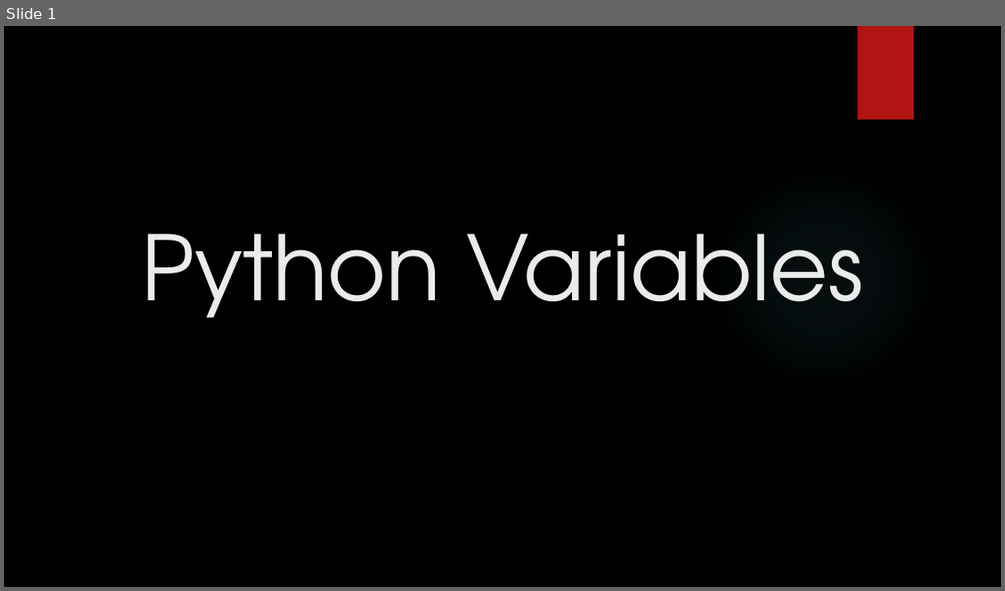
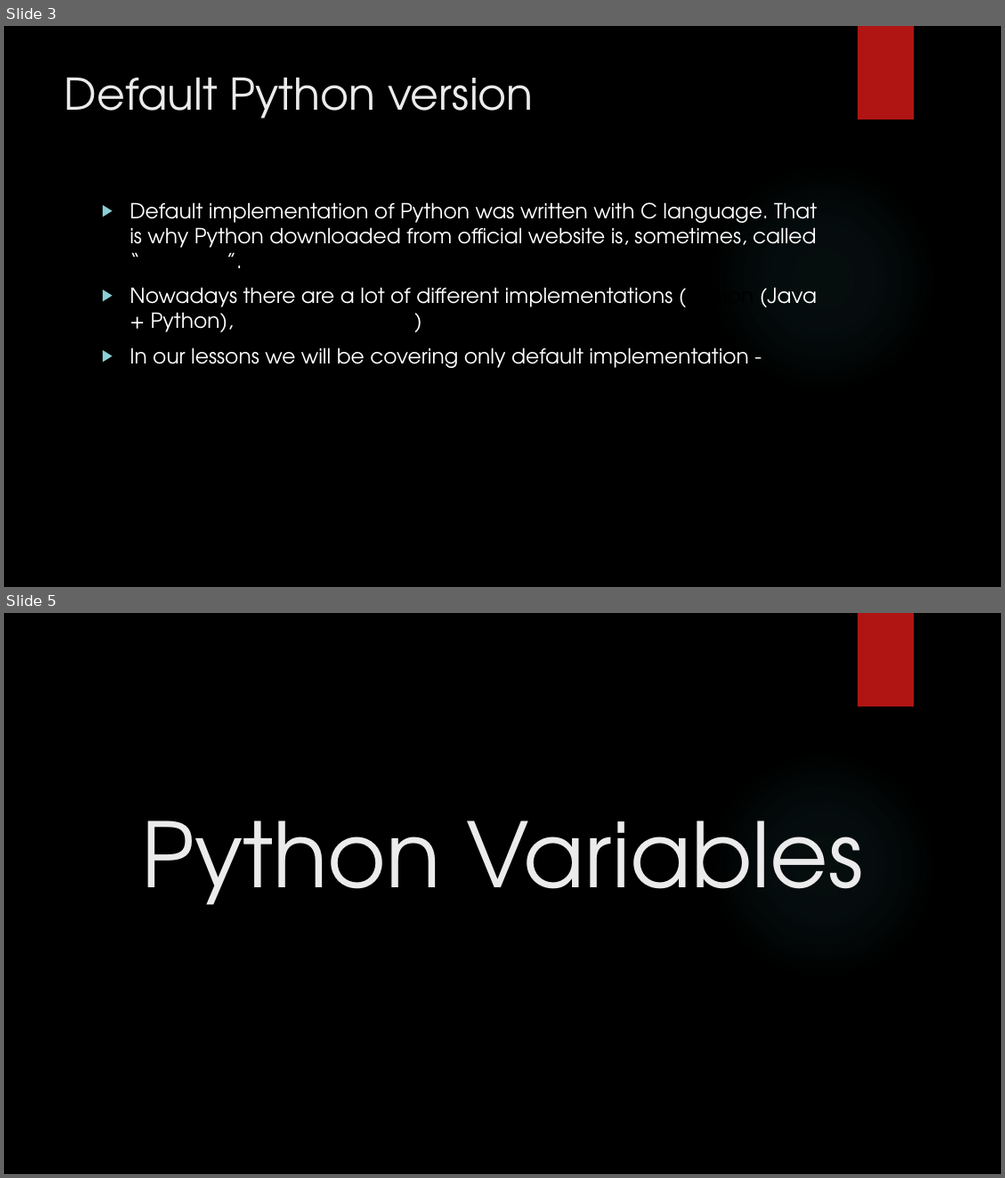
Before and after one commit to D-Voronkov-Official/Learning-Python, a slide deck: Presentations/Variables.pptx. Shown one above the other, each under a label of ours: slide 1 before the commit, slides 3 and 5 after it; the slides between them are not shown. The pictures are 1005x591 and 1005x1178 pixels, drawn with LibreOffice and Linux fonts; fonts in the diff are those of the drawing; background and template pictures are left out. Boxes give left, top, right and bottom in pixels: in the first picture for what was removed or moved away, otherwise in the second. Text is boxed around its words. In the diff, an @@ line names an element or a change of style, - is before the commit and + after.

Commit message:
Added Python advantages and explanation of what function is

```diff
--- a/Presentations/Variables.pptx
+++ b/Presentations/Variables.pptx
@@ slide 3 added at <box>4,26,1001,587</box>, background picture (left out); not listed: 2 template elements that a slide beside it also shows @@
@@ title added at <box>65,77,534,119</box>, 42 pt, text #EBEBEB @@
+Default Python version
@@ text added at <box>129,202,817,398</box>, 20 pt, text #FFFFFF @@
+▶ Default implementation of Python was written with C language. That is why Python downloaded from official website is, sometimes, called “Cpython”.
+▶ Nowadays there are a lot of different implementations (Jython (Java + Python), PyPy, Cython, etc)
+▶ In our lessons we will be covering only default implementation - CPython
@@ what was slide 1 is now slide 5 @@
```
Also in this commit, not shown: 2 slides changed, 6 other slides added.
